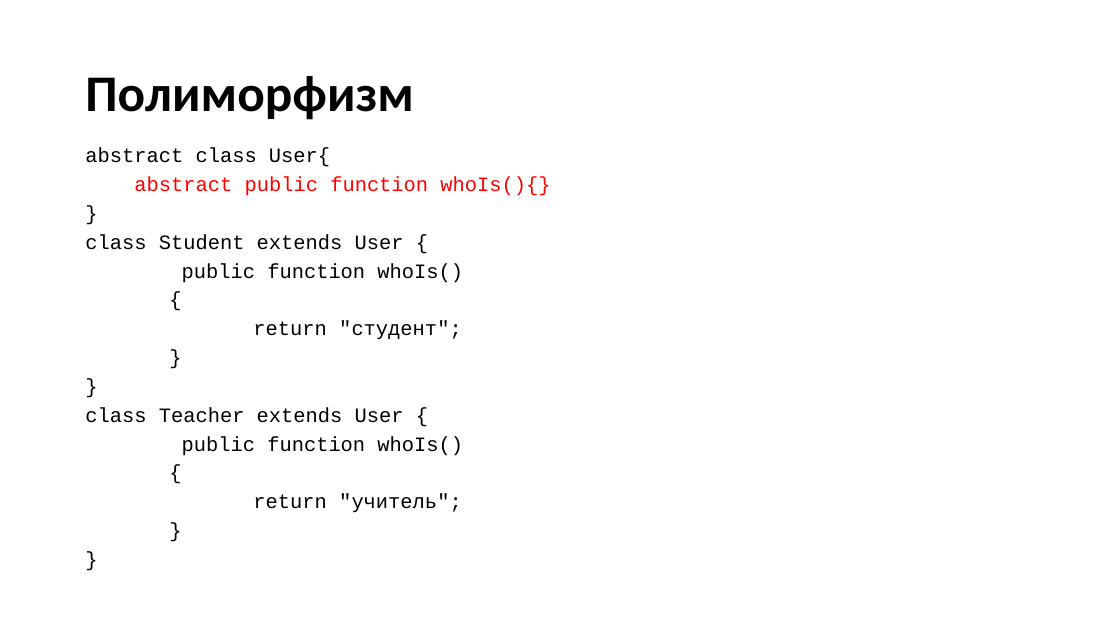
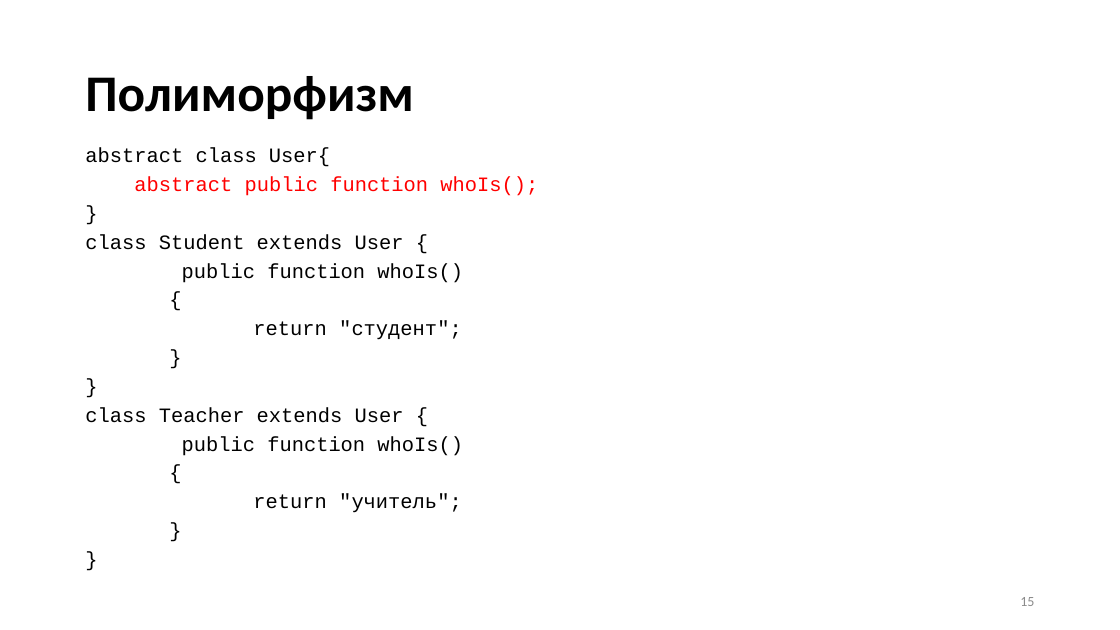
Before and after one commit to neverlaaazy/WebDev-docs, a slide deck: slide 15 of 6 PHP ООП.pptx (slide 14 before the commit). Drawn at 1120x630 pixels with LibreOffice and Linux fonts; fonts in the diff are those of the drawing. Boxes give left, top, right and bottom in pixels: in the first picture for what was removed or moved away, otherwise in the second. Text is boxed around its words. In the diff, an @@ line names an element or a change of style, - is before the commit and + after.

```diff
--- a/6 PHP ООП.pptx
+++ b/6 PHP ООП.pptx
@@ text at [134, 177, 538, 196]: text changed @@
-abstract public function whoIs(){}
+abstract public function whoIs();
@@ page number added at [1020, 597, 1034, 606], 12 pt, text #8C8C8C @@
+15
```
Also in this commit, not shown: 18 other slides changed, 8 slides added.
